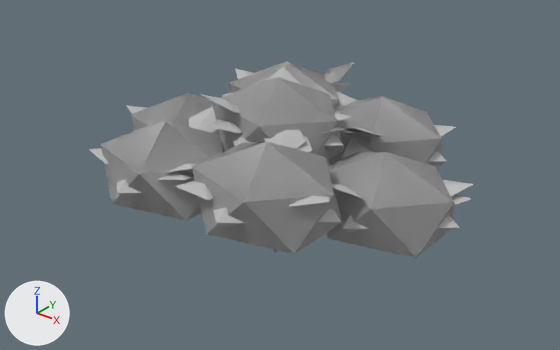
Before and after pictures for a commit that changed the glTF model data/models/board/foliage-temperate.glb.
Rendered twice from a camera (50 mm lens) standing at (44.2, -55.0, 41.8) and looking at (0.4, -0.2, 7.9). Every picture has the same lights, and +X, +Y and +Z are marked at lower left. The picture after the commit comes second. Where no turn or scale is listed for an object, it has been applied to the vertices.

In view in the first picture: 'foliage-temperate-mesh0.003', 'foliage-temperate-mesh1.003', 'foliage-temperate-mesh2.003'.
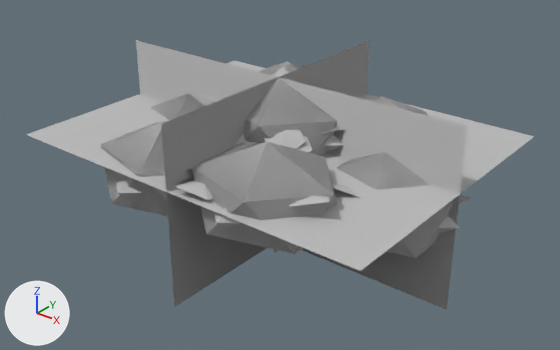
What differs and where, as boxes (x1, y1, x2, y2) in the pictures (560 x 350 px):
'foliage-temperate-lod3.001', added
    after: (26, 40, 534, 310)
'foliage-temperate-mesh0.003', unchanged, covered by the edit
    before: (89, 67, 473, 253)
    after: (164, 67, 473, 253)

The change, as a list of edits to the scene's bpy script:
```text
Add mat_impostor:
    mat_impostor = bpy.data.materials.new('impostor')
    # nodes: BsdfPrincipled, Mix, OutputMaterial, VertexColor
Add me_foliage_temperate_lod3:
    me_foliage_temperate_lod3.from_pydata(...)  # 12 vertices, 6 faces; spans x -20.0..19.6, y -15.2..15.9, z 0.0..18.0
    me_foliage_temperate_lod3.materials.append(mat_impostor)  # its picture is missing
Add ob_foliage_temperate_lod3_001:
    ob_foliage_temperate_lod3_001 = bpy.data.objects.new('foliage-temperate-lod3.001', me_foliage_temperate_lod3)
    ob_foliage_temperate_lod3_001.location = (0.0, 0.0, 0.0)
```
